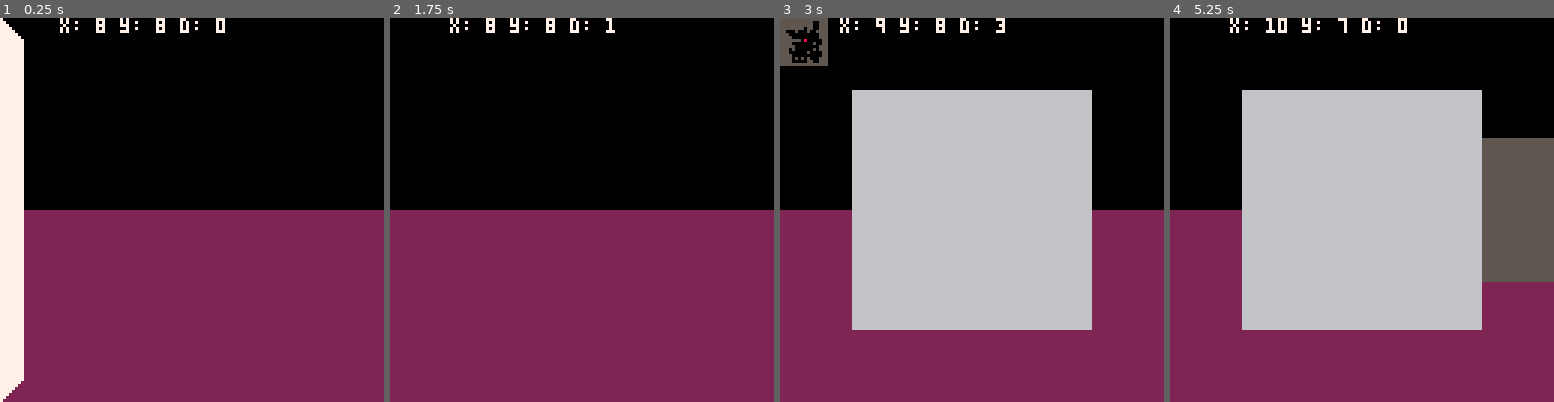
Above: before the commit, frames 1-4 (left to right).
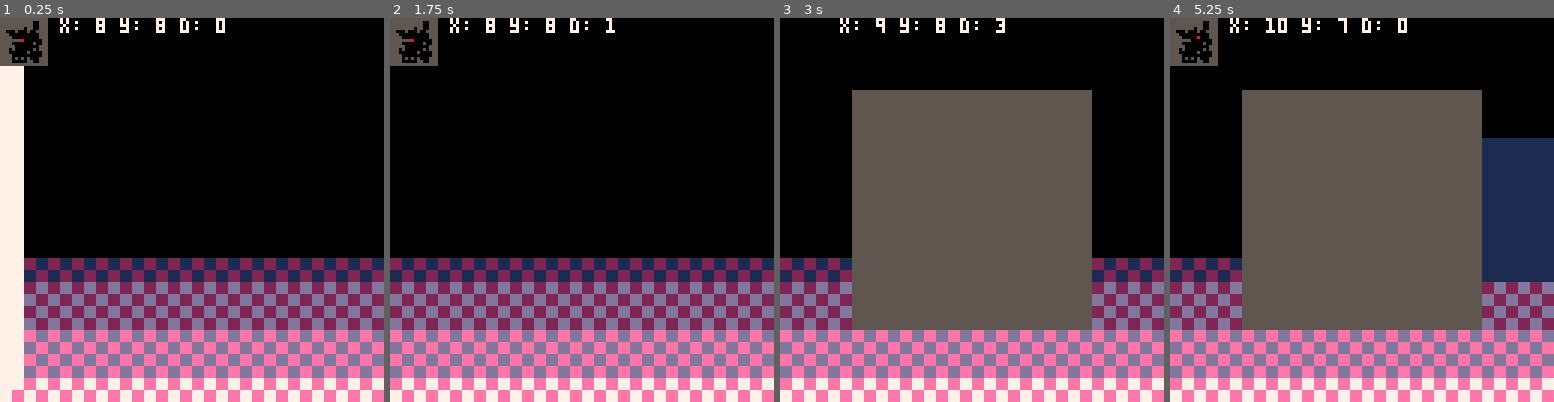
Above: after the commit, the same moments.

Repository: b4dr1ck/Pico8
Game: PICO-8 cartridge sandbox/random_dungeon.p8
Two runs of this game, one before a commit and one after it. Both use one fixed random seed, a clock stepped at 60 frames per second and the inputs below.
Inputs:
- Up to frame 1 (0.25 s): no input
- Up to frame 2 (1.75 s): tap O (Z key) at 0.7, 1.7 s; hold Right from 1.6 s (still down)
- Up to frame 3 (3 s): release Right at 2.1 s; tap O (Z key) at 2.1, 2.5, 2.9 s; hold Up 2.15-2.42 s; hold Right from 2.47 s (still down)
- Up to frame 4 (5.25 s): release Right at 3.03 s; hold Left 3.08-3.58 s; tap O (Z key) every 0.4 s from 3.3 to 4.9 s; hold Down 3.63-3.97 s; hold Right 4.02-4.68 s; hold Up 4.73-5.03 s; hold Left from 5.08 s (still down)

The runs differ from the first frame. In frame 1, 39% of the frame differs, in the area x 0-100%, y 0-100%; in frame 2, 42%; in frame 3, 67%; in frame 4, 71%.

Commit message:
CHANGE: random_dungeon.p8: some tiles changed

Diff:
--- a/sandbox/random_dungeon.p8
+++ b/sandbox/random_dungeon.p8
@@ -52,7 +51,7 @@
         end
         for x=0,4 do
             for y=5,10 do
-                spr(7,x*8,y*8)
+                spr(10,x*8,y*8)
             end
         end
     end
@@ -64,14 +63,14 @@
         end
         for x=11,15 do
             for y=5,10 do
-                spr(7,x*8,y*8)
+                spr(10,x*8,y*8)
             end
         end
     end
     if position == "3C" then
         for x=5,10  do
             for y=5,10 do
-                spr(7,x*8,y*8)
+                spr(10,x*8,y*8)
             end
         end
     end
@@ -89,7 +88,7 @@
         end
         for x=0,2 do
             for y=3,12 do
-                spr(4,x*8,y*8)
+                spr(7,x*8,y*8)
             end
         end
     end
@@ -106,14 +105,14 @@
         end
         for x=13,15 do
             for y=3,12 do
-                spr(4,x*8,y*8)
+                spr(7,x*8,y*8)
             end
         end
     end
     if position == "2C" then
         for x=3,12  do
             for y=3,12 do
-                spr(4,x*8,y*8)
+                spr(7,x*8,y*8)
             end
         end
     end
@@ -130,7 +129,7 @@
             spr(4,1*8,i*8)
         end
         for y=1,14 do
-            spr(1,0*8,y*8)
+            spr(4,0*8,y*8)
         end
     end
     if position == "1R" then
@@ -145,13 +144,13 @@
             spr(4,14*8,i*8)
         end
         for y=1,14 do
-            spr(1,15*8,y*8)
+            spr(4,15*8,y*8)
         end
     end
     if position == "1C" then
         for x=1,14  do
             for y=1,14 do
-                spr(1,x*8,y*8)
+                spr(4,x*8,y*8)
             end
         end
     end
@@ -175,7 +174,7 @@
 end
 
 function _init()
-    showmap=false
+    showmap=true
     dungeon={}
     player={}
     player.d = 0
@@ -271,16 +269,7 @@
 function _draw()
     cls()
 
-    rectfill(0,8*8,16*8,16*8,2)
-    -- rectfill(0,8*8,16*8,9*8,1)
-    -- rectfill(0,15*8,16*8,16*8,4)
-    -- for i=0,15 do
-        -- spr(17,i*8,9*8,1,1)
-    -- end
-    -- for i=0,15 do
-        -- spr(19,i*8,14*8,1,1)
-    -- end
-
+    map(0,0,0,0,128,128)
 
     if (player.d == 0) then
         if (player.y - 3) >= 1 then
@@ -363,36 +353,36 @@
 
 
 __gfx__
-00000000777777777000000077777777666666666000000066666666555555555000000055555555111111111000000011111111000000000000000000000000
-00000000777777777700000077777770666666666600000066666660555555555500000055555550111111111100000011111110000000000000000000000000
-00700700777777777770000077777700666666666660000066666600555555555550000055555500111111111110000011111100000000000000000000000000
-00077000777777777777000077777000666666666666000066666000555555555555000055555000111111111111000011111000000000000000000000000000
-00077000777777777777700077770000666666666666600066660000555555555555500055550000111111111111100011110000000000000000000000000000
-00700700777777777777770077700000666666666666660066600000555555555555550055500000111111111111110011100000000000000000000000000000
-00000000777777777777777077000000666666666666666066000000555555555555555055000000111111111111111011000000000000000000000000000000
-00000000777777777777777770000000666666666666666660000000555555555555555550000000111111111111111110000000000000000000000000000000
-00000000111111112212222222222222000000000000000000000000000000000000000000000000000000000000000000000000000000000000000000000000
-00000000211121122222212242222224000000000000000000000000000000000000000000000000000000000000000000000000000000000000000000000000
-00000000111111112222222222224222000000000000000000000000000000000000000000000000000000000000000000000000000000000000000000000000
-00000000122211222222224222222222000000000000000000000000000000000000000000000000000000000000000000000000000000000000000000000000
-00000000211111122422222244222442000000000000000000000000000000000000000000000000000000000000000000000000000000000000000000000000
-00000000212122222222422224442224000000000000000000000000000000000000000000000000000000000000000000000000000000000000000000000000
-00000000222222224422242244444444000000000000000000000000000000000000000000000000000000000000000000000000000000000000000000000000
-00000000222222222222222244444444000000000000000000000000000000000000000000000000000000000000000000000000000000000000000000000000
+000000007777777770000000777777776666666660000000666666665555555550000000555555551111111110000000111111112222ddddeeeeddddeeee7777
+000000007777777777000000777777706666666666000000666666605555555555000000555555501111111111000000111111102222ddddeeeeddddeeee7777
+007007007777777777700000777777006666666666600000666666005555555555500000555555001111111111100000111111002222ddddeeeeddddeeee7777
+000770007777777777770000777770006666666666660000666660005555555555550000555550001111111111110000111110002222ddddeeeeddddeeee7777
+00077000777777777777700077770000666666666666600066660000555555555555500055550000111111111111100011110000dddd2222ddddeeee7777eeee
+00700700777777777777770077700000666666666666660066600000555555555555550055500000111111111111110011100000dddd2222ddddeeee7777eeee
+00000000777777777777777077000000666666666666666066000000555555555555555055000000111111111111111011000000dddd2222ddddeeee7777eeee
+00000000777777777777777770000000666666666666666660000000555555555555555550000000111111111111111110000000dddd2222ddddeeee7777eeee
+22221111000000000000000000000000000000000000000000000000000000000000000000000000000000000000000000000000000000000000000000000000
+22221111000000000000000000000000000000000000000000000000000000000000000000000000000000000000000000000000000000000000000000000000
+22221111000000000000000000000000000000000000000000000000000000000000000000000000000000000000000000000000000000000000000000000000
+22221111000000000000000000000000000000000000000000000000000000000000000000000000000000000000000000000000000000000000000000000000
+11112222000000000000000000000000000000000000000000000000000000000000000000000000000000000000000000000000000000000000000000000000
+11112222000000000000000000000000000000000000000000000000000000000000000000000000000000000000000000000000000000000000000000000000
+11112222000000000000000000000000000000000000000000000000000000000000000000000000000000000000000000000000000000000000000000000000
+11112222000000000000000000000000000000000000000000000000000000000000000000000000000000000000000000000000000000000000000000000000
 __map__
-0200000000000000000000000000000000000000000000000000000000000000000000000000000000000000000000000000000000000000000000000000000000000000000000000000000000000000000000000000000000000000000000000000000000000000000000000000000000000000000000000000000000000000
-0105000000000000000000000000000000000000000000000000000000000000000000000000000000000000000000000000000000000000000000000000000000000000000000000000000000000000000000000000000000000000000000000000000000000000000000000000000000000000000000000000000000000000
-0104050000000000000000000000000000000000000000000000000000000000000000000000000000000000000000000000000000000000000000000000000000000000000000000000000000000000000000000000000000000000000000000000000000000000000000000000000000000000000000000000000000000000
-0104040800000000000000000000000000000000000000000000000000000000000000000000000000000000000000000000000000000000000000000000000000000000000000000000000000000000000000000000000000000000000000000000000000000000000000000000000000000000000000000000000000000000
-0104040708000000000000000000000000000000000000000000000000000000000000000000000000000000000000000000000000000000000000000000000000000000000000000000000000000000000000000000000000000000000000000000000000000000000000000000000000000000000000000000000000000000
-01040407070b0000000000000000000000000000000000000000000000000000000000000000000000000000000000000000000000000000000000000000000000000000000000000000000000000000000000000000000000000000000000000000000000000000000000000000000000000000000000000000000000000000
-01040407070a0000000000000000000000000000000000000000000000000000000000000000000000000000000000000000000000000000000000000000000000000000000000000000000000000000000000000000000000000000000000000000000000000000000000000000000000000000000000000000000000000000
-01040407070a0000000000000000000000000000000000000000000000000000000000000000000000000000000000000000000000000000000000000000000000000000000000000000000000000000000000000000000000000000000000000000000000000000000000000000000000000000000000000000000000000000
-01040407070a0000000000000000000000000000000000000000000000000000000000000000000000000000000000000000000000000000000000000000000000000000000000000000000000000000000000000000000000000000000000000000000000000000000000000000000000000000000000000000000000000000
-01040407070a0000000000000000000000000000000000000000000000000000000000000000000000000000000000000000000000000000000000000000000000000000000000000000000000000000000000000000000000000000000000000000000000000000000000000000000000000000000000000000000000000000
-01040407070c0000000000000000000000000000000000000000000000000000000000000000000000000000000000000000000000000000000000000000000000000000000000000000000000000000000000000000000000000000000000000000000000000000000000000000000000000000000000000000000000000000
-0104040709000000000000000000000000000000000000000000000000000000000000000000000000000000000000000000000000000000000000000000000000000000000000000000000000000000000000000000000000000000000000000000000000000000000000000000000000000000000000000000000000000000
-0104040900000000000000000000000000000000000000000000000000000000000000000000000000000000000000000000000000000000000000000000000000000000000000000000000000000000000000000000000000000000000000000000000000000000000000000000000000000000000000000000000000000000
-0104060000000000000000000000000000000000000000000000000000000000000000000000000000000000000000000000000000000000000000000000000000000000000000000000000000000000000000000000000000000000000000000000000000000000000000000000000000000000000000000000000000000000
-0106000000000000000000000000000000000000000000000000000000000000000000000000000000000000000000000000000000000000000000000000000000000000000000000000000000000000000000000000000000000000000000000000000000000000000000000000000000000000000000000000000000000000
-0300000000000000000000000000000000000000000000000000000000000000000000000000000000000000000000000000000000000000000000000000000000000000000000000000000000000000000000000000000000000000000000000000000000000000000000000000000000000000000000000000000000000000
+0000000000000000000000000000000000000000000000000000000000000000000000000000000000000000000000000000000000000000000000000000000000000000000000000000000000000000000000000000000000000000000000000000000000000000000000000000000000000000000000000000000000000000
+0000000000000000000000000000000000000000000000000000000000000000000000000000000000000000000000000000000000000000000000000000000000000000000000000000000000000000000000000000000000000000000000000000000000000000000000000000000000000000000000000000000000000000
+0000000000000000000000000000000000000000000000000000000000000000000000000000000000000000000000000000000000000000000000000000000000000000000000000000000000000000000000000000000000000000000000000000000000000000000000000000000000000000000000000000000000000000
+0000000000000000000000000000000000000000000000000000000000000000000000000000000000000000000000000000000000000000000000000000000000000000000000000000000000000000000000000000000000000000000000000000000000000000000000000000000000000000000000000000000000000000
+0000000000000000000000000000000000000000000000000000000000000000000000000000000000000000000000000000000000000000000000000000000000000000000000000000000000000000000000000000000000000000000000000000000000000000000000000000000000000000000000000000000000000000
+0000000000000000000000000000000000000000000000000000000000000000000000000000000000000000000000000000000000000000000000000000000000000000000000000000000000000000000000000000000000000000000000000000000000000000000000000000000000000000000000000000000000000000
+0000000000000000000000000000000000000000000000000000000000000000000000000000000000000000000000000000000000000000000000000000000000000000000000000000000000000000000000000000000000000000000000000000000000000000000000000000000000000000000000000000000000000000
+0000000000000000000000000000000000000000000000000000000000000000000000000000000000000000000000000000000000000000000000000000000000000000000000000000000000000000000000000000000000000000000000000000000000000000000000000000000000000000000000000000000000000000
+0000000000000000000000000000000000000000000000000000000000000000000000000000000000000000000000000000000000000000000000000000000000000000000000000000000000000000000000000000000000000000000000000000000000000000000000000000000000000000000000000000000000000000
+0000000000000000000000000000000000000000000000000000000000000000000000000000000000000000000000000000000000000000000000000000000000000000000000000000000000000000000000000000000000000000000000000000000000000000000000000000000000000000000000000000000000000000
+1010101010101010101010101010101000000000000000000000000000000000000000000000000000000000000000000000000000000000000000000000000000000000000000000000000000000000000000000000000000000000000000000000000000000000000000000000000000000000000000000000000000000000
+0d0d0d0d0d0d0d0d0d0d0d0d0d0d0d0d00000000000000000000000000000000000000000000000000000000000000000000000000000000000000000000000000000000000000000000000000000000000000000000000000000000000000000000000000000000000000000000000000000000000000000000000000000000
+0d0d0d0d0d0d0d0d0d0d0d0d0d0d0d0d00000000000000000000000000000000000000000000000000000000000000000000000000000000000000000000000000000000000000000000000000000000000000000000000000000000000000000000000000000000000000000000000000000000000000000000000000000000
+0e0e0e0e0e0e0e0e0e0e0e0e0e0e0e0e00000000000000000000000000000000000000000000000000000000000000000000000000000000000000000000000000000000000000000000000000000000000000000000000000000000000000000000000000000000000000000000000000000000000000000000000000000000
+0e0e0e0e0e0e0e0e0e0e0e0e0e0e0e0e00000000000000000000000000000000000000000000000000000000000000000000000000000000000000000000000000000000000000000000000000000000000000000000000000000000000000000000000000000000000000000000000000000000000000000000000000000000
+0f0f0f0f0f0f0f0f0f0f0f0f0f0f0f0f00000000000000000000000000000000000000000000000000000000000000000000000000000000000000000000000000000000000000000000000000000000000000000000000000000000000000000000000000000000000000000000000000000000000000000000000000000000
